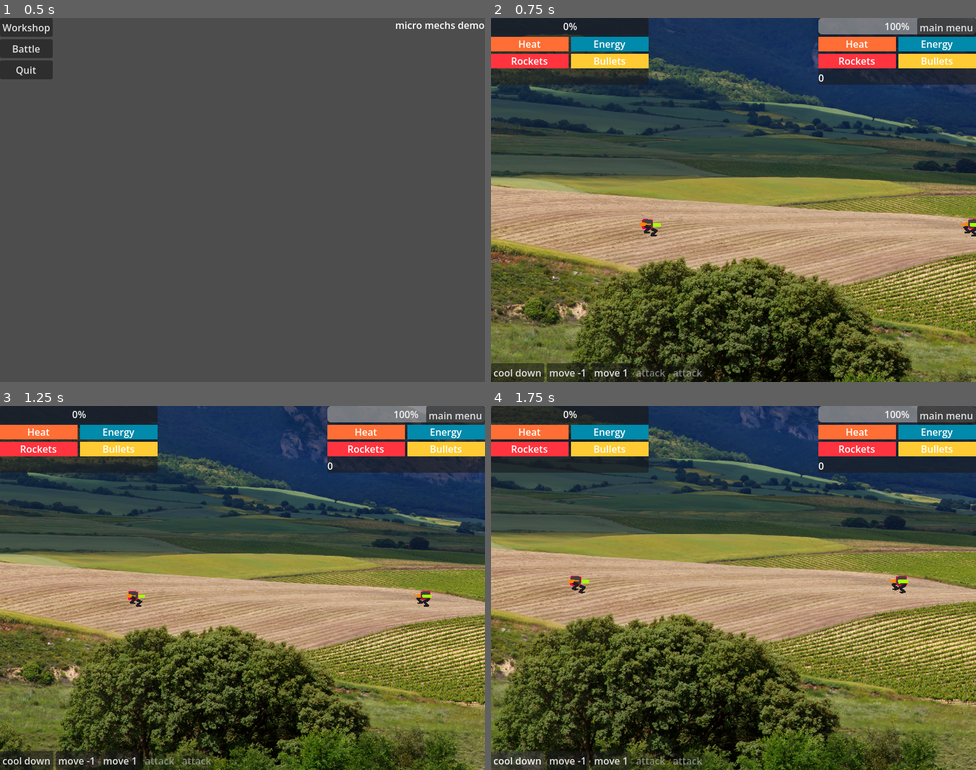
Above: before the commit, frames 1-4 (two rows, left to right).
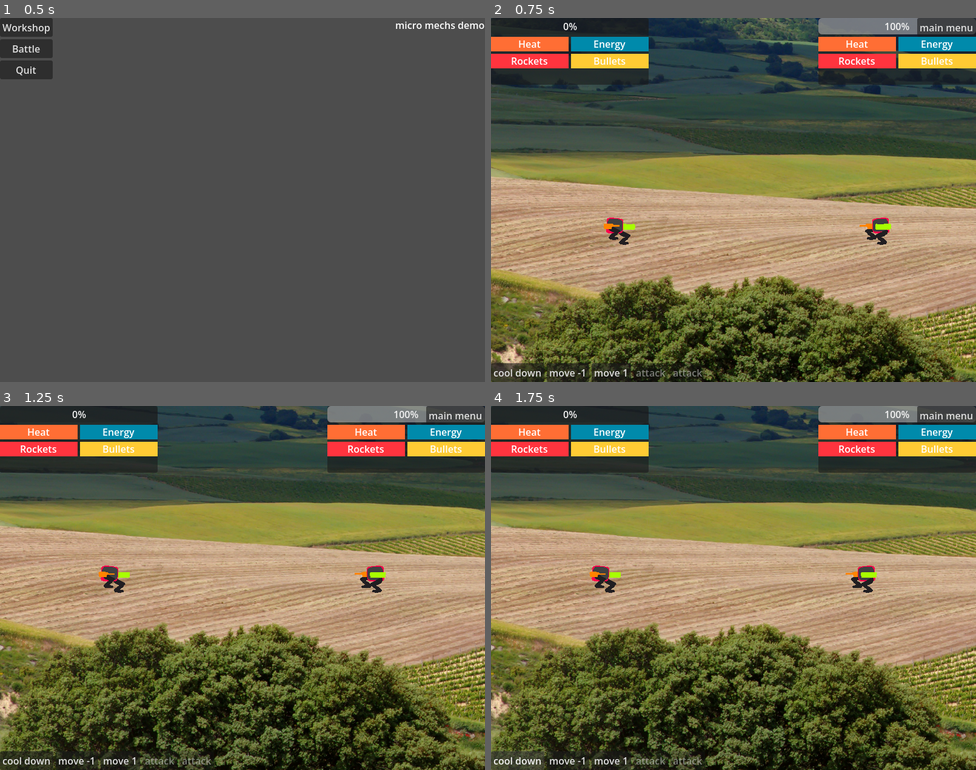
Above: after the commit, the same moments.

Repository: SnekOfSpice/micro-mechs
Game: Godot game, scene res://game/main_menu/main_menu.tscn
The game is run twice, just before and just after one commit, with the same random seed, the same clock (stepped at 60 frames per second) and the same inputs.
Inputs:
- Up to frame 1 (0.5 s): no input
- Up to frame 2 (0.75 s): click "Battle" at 0.5 s
- Up to frame 3 (1.25 s): no input
- Up to frame 4 (1.75 s): click "cool down" at 1.25 s

Frame 1 is identical in both runs. In frame 2, 54% of the frame differs, in the area x 0-100%, y 0-100%; in frame 3, 66%; in frame 4, 62%.
Error in both runs: Invalid access to property or key 'weapon_list' on a base object of type 'null instance'. (res://mech.gd:27)

Commit message:
commands

Diff:
--- a/autoload/event_bus.gd
+++ b/autoload/event_bus.gd
@@ -5,3 +5,4 @@
 signal request_action_rebuild()
 signal combat_stats_changed(mech : Mech)
 signal phase_changed(phase : Phase)
+signal commands_this_turn_changed()
--- a/command_handler.gd
+++ b/command_handler.gd
@@ -1,9 +1,9 @@
 extends Node
 
 signal commands_changed()
+signal command_executed(command : Command)
 
 var command_queue : Array[Command] = []
-var undo_queue : Array[Command] = []
 var awaiting_execution : bool = false
 
 
@@ -20,24 +20,12 @@
 
 	awaiting_execution = true
 
-	var command : Command = command_queue.front()
+	var command : Command = command_queue.pop_front()
+	await get_tree().create_timer(0.5).timeout
 
 	@warning_ignore("redundant_await")
 	await command.execute()
-	undo_queue.push_front(command_queue.pop_front())
 	awaiting_execution = false
 	execute_next_command()
 
-func undo_last_command() -> void:
-	if awaiting_execution or undo_queue.is_empty():
-		return
-
-	awaiting_execution = true
-	var command : Command = undo_queue.pop_front()
-
-	commands_changed.emit()
-
-	@warning_ignore("redundant_await")
-	await command.undo()
-	awaiting_execution = false
-	execute_next_command()
+	command_executed.emit(command)
--- /dev/null
+++ b/commands/do_attack.gd
@@ -0,0 +1,12 @@
+extends Command
+class_name CommandDoAttack
+
+
+var attacker : Mech
+var target : Mech
+var weapon_index : int
+
+
+func execute() -> bool:
+	await attacker.do_attack(target, weapon_index)
+	return true
--- a/commands/move.gd
+++ b/commands/move.gd
@@ -4,7 +4,7 @@
 
 var target_position : Vector2
 var initial_position : Vector2
-var speed := 10.0
+var speed := 1.0
 
 func _init() -> void:
 	command_name = "move"
--- a/commands/spin.gd
+++ /dev/null
@@ -1,20 +0,0 @@
-extends Command
-class_name CommandSpin
-
-
-# Called when the node enters the scene tree for the first time.
-func _init() -> void:#() -> void:
-	command_name = "spin"
-
-
-func execute() -> bool:
-	for target in targets:
-		await target.rotate_animation(360).finished
-		target.rotation_degrees = 0
-	return true
-
-func undo() -> bool:
-	for target in targets:
-		target.rotation_degrees = 360
-		await target.rotate_animation(0).finished
-	return true
--- a/game/agents/mech_agent.gd
+++ b/game/agents/mech_agent.gd
@@ -3,29 +3,40 @@
 
 
 func _ready() -> void:
-	EventBus.phase_changed.connect(_on_phase_changed)
+	if get_parent() is Mech:
+		get_parent().agent = self
 
 
+func act():
+	var mech : Mech= Global.active_mech
+	#print("AGENT DOES")
+	var actions : int = mech.combat_stats.actions_left
+	var actions_to_do := []
+	for i in actions:
+		var action_list := mech.get_action_list()
 
-func _on_phase_changed(phase : Phase):
-	if Global.active_mech == Global.npc_mech and phase is PhaseAct:
-		var mech : Mech= Global.active_mech
-		print("AGENT DOES")
-		while mech.combat_stats.actions_left > 0:
-			var action_list := mech.get_action_list()
+		action_list.shuffle()
 
-			var action : Action = action_list.pick_random()
+		var action_index := 0
+		var action : Action
+		while action_index < action_list.size():
+			action = action_list[action_index]
 			var can_do_action : bool = action.can_do()
-			while not can_do_action:
-				action = action_list.pick_random()
-				can_do_action = action.can_do()
+			if can_do_action:
+				break
+			action_index += 1
 
-			if action is ActionMove:
-				print("AGENT MOVES")
-			if action is ActionCoolDown:
-				print("AGENT COOLS DOWN")
-			if action is ActionWeapon:
-				print("AGENT SHOOTS")
+		if not action:
+			push_warning("couldnt find doable action")
+			break
 
-			action.do()
-			await get_tree().process_frame
+		if action is ActionMove:
+			print("AGENT MOVES")
+		if action is ActionCoolDown:
+			print("AGENT COOLS DOWN")
+		if action is ActionWeapon:
+			print("AGENT SHOOTS")
+		actions_to_do.append(action)
+
+	for action in actions_to_do:
+		action.do()
--- a/game/mech/actions/action.gd
+++ b/game/mech/actions/action.gd
@@ -12,6 +12,6 @@
 var owner : Mech
 
 
-func do():
-	owner.decrement_actions()
+@abstract func do() -> void
+	#owner.decrement_actions()
 @abstract func can_do() -> bool
--- a/game/mech/actions/action_cool_down.gd
+++ b/game/mech/actions/action_cool_down.gd
@@ -3,7 +3,6 @@
 
 
 func do():
-	super()
 	owner.command_cool_down()
 
 
--- a/game/mech/actions/action_move.gd
+++ b/game/mech/actions/action_move.gd
@@ -7,7 +7,6 @@
 var distance : int
 
 func do():
-	super()
 	# TODO fancier: if distance in config is > 1, get a selection for how far to go
 	owner.command_move(distance)
 
--- a/game/mech/actions/action_weapon.gd
+++ b/game/mech/actions/action_weapon.gd
@@ -7,8 +7,7 @@
 
 
 func do():
-	super()
-	Global.battle_stage.do_attack(owner, weapon_index)
+	Global.battle_stage.command_do_attack(owner, weapon_index)
 
 
 func can_do() -> bool:
--- a/game/systems/phase_manager/phase_act.gd
+++ b/game/systems/phase_manager/phase_act.gd
@@ -4,7 +4,11 @@
 
 func enter_state() -> void:
 	super()
-	print("act")
+	Global.battle_stage.commands_this_turn.clear()
+	if Global.active_mech == Global.npc_mech:
+		Global.active_mech.agent.act()
+	#else:
+		#Global.active_mech.
 	pass
 
 
--- a/game/systems/phase_manager/phase_pass_to_other.gd
+++ b/game/systems/phase_manager/phase_pass_to_other.gd
@@ -4,7 +4,9 @@
 
 func enter_state() -> void:
 	print("pass to other")
+	Global.battle_stage.commands_this_turn.clear()
 	Global.active_mech = Global.get_other_mech(Global.active_mech)
+	Global.active_mech.refill_actions()
 	super()
 	pass
 
--- a/mech.gd
+++ b/mech.gd
@@ -274,15 +274,17 @@
 	return true
 
 
-func decrement_actions():
-	var prev := combat_stats.actions_left
-	combat_stats.actions_left -= 1
-	if combat_stats.actions_left <= 0 and prev > 0:
-		PhaseManager.advance_phase()
+#func decrement_actions():
+	#var prev := combat_stats.actions_left
+	#combat_stats.actions_left -= 1
+	#if combat_stats.actions_left <= 0 and prev > 0:
+		#PhaseManager.advance_phase()
 
 func refill_actions(amount := 2):
 	combat_stats.actions_left = amount
 
+
+var agent : MechAgent
 
 
 func cool_down():
@@ -306,3 +308,8 @@
 	c.targets = [self]
 	c.target_position = Vector2(target_position, position.y)
 	CommandHandler.add_command(c)
+
+
+func do_attack(target : Mech, weapon_index : int):
+	var weapon : WeaponPivot = %WeaponPivots.get_child(weapon_index)
+	await weapon.attack_animation().finished
--- a/parts/weapons/weapon_pivot.gd
+++ b/parts/weapons/weapon_pivot.gd
@@ -10,3 +10,12 @@
 	if Engine.is_editor_hint():
 		if not config:
 			config = WeaponConfig.new()
+
+
+func attack_animation() -> Tween:
+	var sprite : Sprite2D = get_child(0)
+	var factor := -1 if sprite.flip_h else 1
+	sprite.offset.x = -10 * factor
+	var t := create_tween()
+	t.tween_property(sprite, "offset:x", 0, 0.1)
+	return t
--- a/world/battle/battle_stage.gd
+++ b/world/battle/battle_stage.gd
@@ -4,9 +4,11 @@
 
 var mech1 : Mech
 var mech2 : Mech
+var commands_this_turn := []
 
 
 func _ready() -> void:
+	CommandHandler.command_executed.connect(_on_command_executed)
 	var config := ResourceLoader.load("user://mech_config.tres")
 	mech1 = Mech.make(config)
 	%BattleLine.add_child(mech1)
@@ -23,7 +25,7 @@
 	mech2.add_child(agent)
 
 	mech1.position.x = 0
-	mech2.position.x = 13 * Mech.WIDTH
+	mech2.position.x = 7 * Mech.WIDTH
 
 	Global.player_mech = mech1
 	Global.npc_mech = mech2
@@ -93,6 +95,21 @@
 func do_attack(attacking_mech : Mech, weapon_index : int):
 	print("pew pew")
 
+func command_do_attack(attacking_mech : Mech, weapon_index : int):
+	var c := CommandDoAttack.new()
+	c.attacker = attacking_mech
+	c.target = Global.get_other_mech(attacking_mech)
+	c.weapon_index = weapon_index
+	CommandHandler.add_command(c)
+
 
 func _on_main_menu_pressed() -> void:
 	get_tree().change_scene_to_file("res://game/main_menu/main_menu.tscn")
+
+
+func _on_command_executed(command : Command):
+	commands_this_turn.append(command)
+	print(commands_this_turn)
+	if commands_this_turn.size() >= Global.active_mech.combat_stats.actions_left:
+		PhaseManager.advance_phase()
+	EventBus.commands_this_turn_changed.emit()
--- a/world/battle/mech_status_container.gd
+++ b/world/battle/mech_status_container.gd
@@ -7,9 +7,11 @@
 		tracking_mech = value
 		if value:
 			display_mech_state(value)
+			_on_commands_this_turn_changed()
 
 func _ready() -> void:
 	EventBus.combat_stats_changed.connect(display_mech_state)
+	EventBus.commands_this_turn_changed.connect(_on_commands_this_turn_changed)
 
 
 func display_mech_state(mech : Mech):
@@ -26,4 +28,15 @@
 		node.max_value = mech.combat_stats.get("%s_max" % thing)
 		node.value = mech.combat_stats.get(thing)
 
-	%Actions.text = str(mech.combat_stats.actions_left)
+
+
+
+func _on_commands_this_turn_changed():
+	var phase := PhaseManager.phase
+	%Actions.text = ""
+	if not phase is PhaseAct:
+		return
+	if Global.active_mech != tracking_mech:
+		return
+
+	%Actions.text = str(Global.active_mech.combat_stats.actions_left - Global.battle_stage.commands_this_turn.size())
--- a/world/battle/player_hud.gd
+++ b/world/battle/player_hud.gd
@@ -5,14 +5,14 @@
 
 func _ready() -> void:
 	Global.hud = self
-	EventBus.combat_stats_changed.connect(_on_combat_stats_changed)
-
-
-func _on_combat_stats_changed(mech : Mech):
-	if mech != Global.player_mech:
-		return
-
-	%ActionsContainer.visible = mech.combat_stats.actions_left > 0
+	#EventBus.combat_stats_changed.connect(_on_combat_stats_changed)
+#
+#
+#func _on_combat_stats_changed(mech : Mech):
+	#if mech != Global.player_mech:
+		#return
+	#
+	#%ActionsContainer.visible = mech.combat_stats.actions_left > 0
 
 func register_mechs_to_track(player_mech : Mech, npc_mech : Mech):
 	%MechStatusContainer.tracking_mech = player_mech
Not shown, added: commands/do_attack.gd.uid
Not shown, removed: commands/spin.gd.uid
